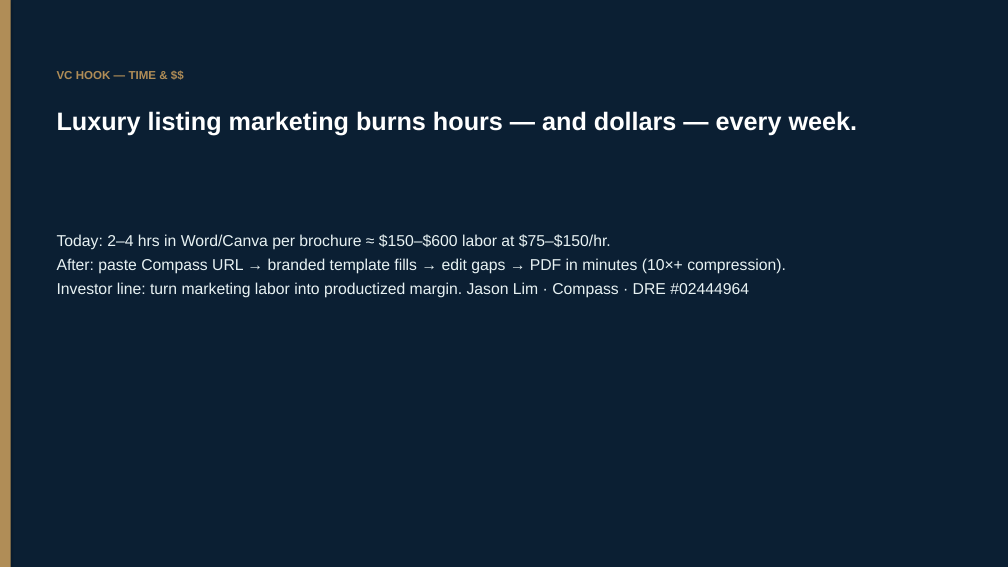
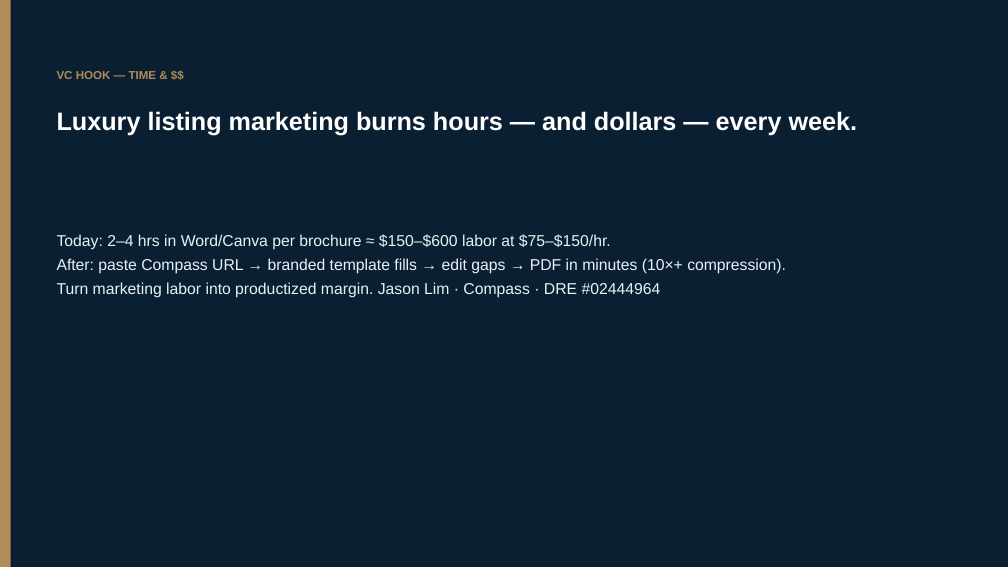
Before and after one commit to jhhlim/LLMFundamentals, a slide deck: slide 1 of Jason_Lim_Project_Notes_Demo_10min_VC_Pitch.pptx. Drawn at 1008x567 pixels with LibreOffice and Linux fonts; fonts in the diff are those of the drawing. Boxes give left, top, right and bottom in pixels: in the first picture for what was removed or moved away, otherwise in the second. Text is boxed around its words. In the diff, an @@ line names an element or a change of style, - is before the commit and + after.

```diff
--- a/Jason_Lim_Project_Notes_Demo_10min_VC_Pitch.pptx
+++ b/Jason_Lim_Project_Notes_Demo_10min_VC_Pitch.pptx
@@ text at <box>57,282,661,298</box>: text changed @@
-Investor line: turn marketing labor into productized margin. Jason Lim · Compass · DRE #02444964
+Turn marketing labor into productized margin. Jason Lim · Compass · DRE #02444964
```
Also in this commit, not shown: 3 other slides changed, 3 other files.
